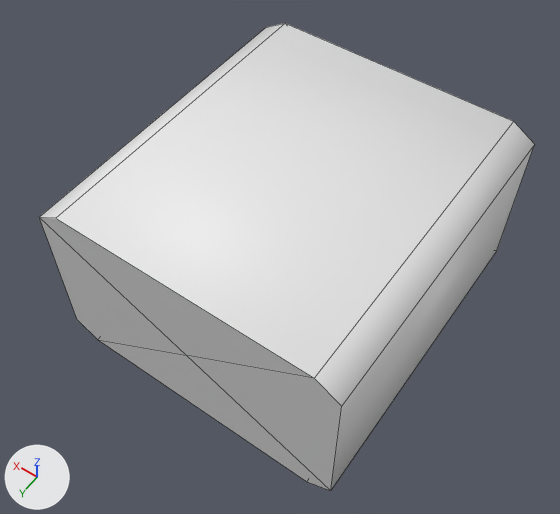
What one commit did to the Blender file Computing project - Git/Computing project VR Unity Project/Assets/Models/CreatedModels/PC PARTS/PSU/PSU.blend.
Before and after are seen from a 50 mm camera at (-122.0, 182.0, 295.0) aimed at (-3.0, 15.0, 33.0). Every picture has the same lights, and +X, +Y and +Z are marked at lower left. Mesh edges are drawn as thin lines.
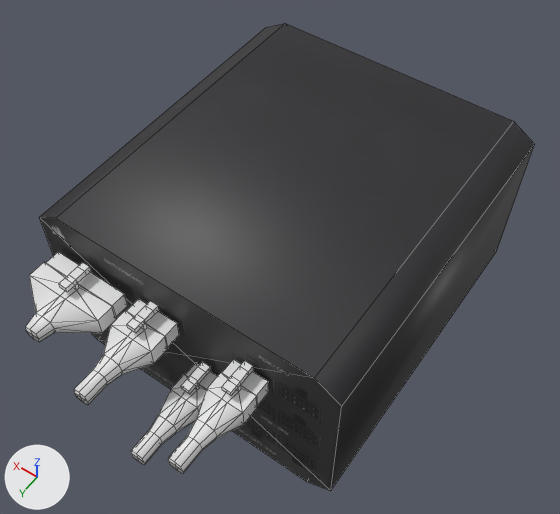
Where the newer file only moved an object's origin or applied its transform, the numbers keep the older frame.

Where the change shows, as pixel boxes (x1, y1, x2, y2) in the pictures (560 x 514 px):
'Cube', recoloured (white to grey)
    both: (39, 23, 534, 491)
'Cube.001', added
    after: (25, 252, 128, 342)
'Cube.002', added
    after: (74, 299, 179, 405)
'Cube.003', added
    after: (168, 359, 268, 474)
'Cube.004', added
    after: (131, 362, 217, 465)

The change, as a list of edits to the scene's bpy script:
```text
Add img_defaultmaterial_base_color_png:
    img_defaultmaterial_base_color_png = load_image('DefaultMaterial_Base_color.png', 'Textures/DefaultMaterial_Base_color.png', 1024, 1024, 'sRGB')
Add mat_material:
    mat_material = principled_material('Material')
    mat_material.texture = img_defaultmaterial_base_color_png
Change me_cube:
    where me_cube.from_pydata(...)  # 18 vertices, 16 faces; spans x -0.5..0.5, y -0.5..0.5, z -0.5..0.5
    add me_cube.materials.append(mat_material)  # picture img_defaultmaterial_base_color_png
Add me_cube_005:
    me_cube_005.from_pydata(...)  # 68 vertices, 77 faces; spans x -6.5..6.5, y -37.3..4.3, z -4.3..9.9
Add me_cube_004:
    me_cube_004.from_pydata(...)  # 68 vertices, 77 faces; spans x -7.9..7.9, y -37.0..4.6, z -4.5..9.7
Add me_cube_003:
    me_cube_003.from_pydata(...)  # 68 vertices, 77 faces; spans x -9.8..9.8, y -37.6..3.9, z -4.2..10.0
Add me_cube_002:
    me_cube_002.from_pydata(...)  # 60 vertices, 69 faces; spans x -18.2..18.2, y -13.8..18.1, z -7.5..6.7
Add ob_cube_004:
    ob_cube_004 = bpy.data.objects.new('Cube.004', me_cube_005)
    ob_cube_004.location = (-12.5, 113.5, 28.6)
Add ob_cube_003:
    ob_cube_003 = bpy.data.objects.new('Cube.003', me_cube_004)
    ob_cube_003.location = (-33.4, 113.2, 50.3)
Add ob_cube_002:
    ob_cube_002 = bpy.data.objects.new('Cube.002', me_cube_003)
    ob_cube_002.location = (10.0, 113.9, 50.0)
Add ob_cube_001:
    ob_cube_001 = bpy.data.objects.new('Cube.001', me_cube_002)
    ob_cube_001.location = (42.9, 91.5, 53.4)
```
